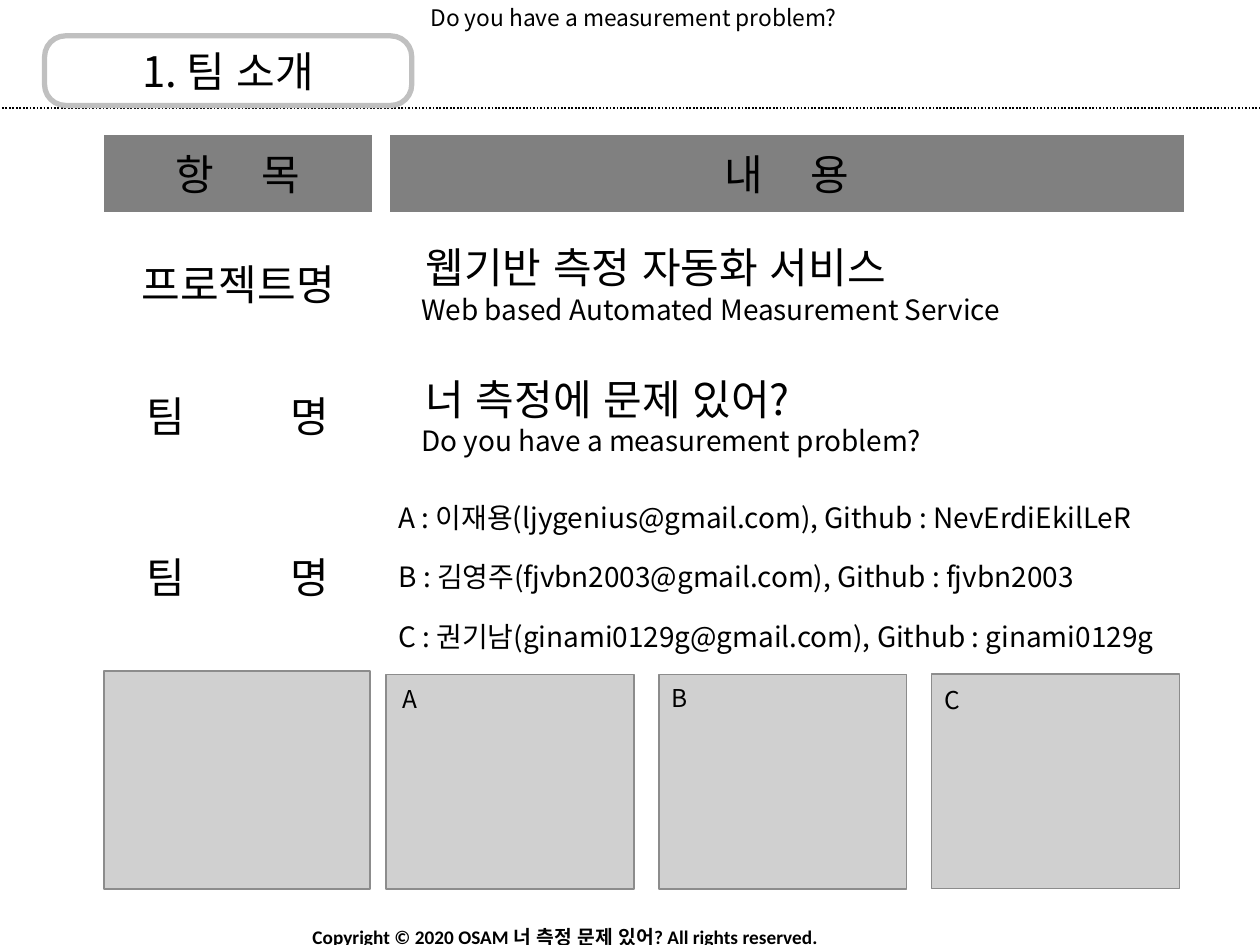
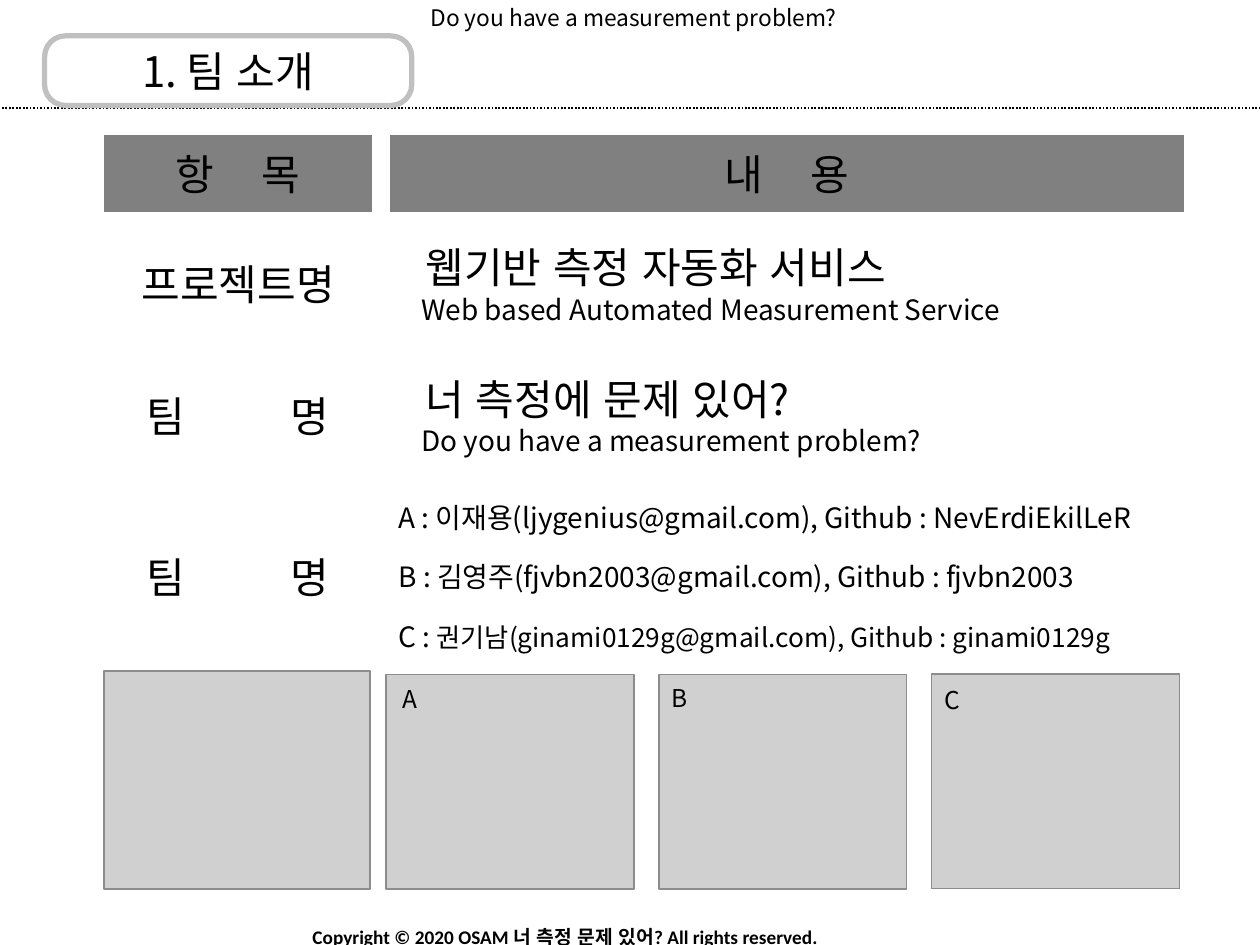
Before and after one commit to osamhack2020/WEB_WebbasedAutomatedMeasurementService_Doyouhaveameasurementproblem, a slide deck: slide 3 of PPT/(발표자료) 웹 측정 자동화 서비스_너측정에문제있어.pptx. Drawn at 1260x945 pixels with LibreOffice and Linux fonts; fonts in the diff are those of the drawing; grey boxes stand for pictures; background and template pictures are left out. Boxes give left, top, right and bottom in pixels: in the first picture for what was removed or moved away, otherwise in the second. Text is boxed around its words. In the diff, an @@ line names an element or a change of style, - is before the commit and + after.

Commit message:
Update (발표자료) 웹 측정 자동화 서비스_너측정에문제있어.pptx
3번 슬라이드 팀명 C: 권기남 부분 폰트 크기 변경했습니다. (16pt -> 15pt)

```diff
--- a/PPT/(발표자료) 웹 측정 자동화 서비스_너측정에문제있어.pptx
+++ b/PPT/(발표자료) 웹 측정 자동화 서비스_너측정에문제있어.pptx
@@ text "C : 권기남(ginami0129g@gmail.com), Github : ..." at [398, 625, 1110, 654]: size 16 to 15 pt @@
```
